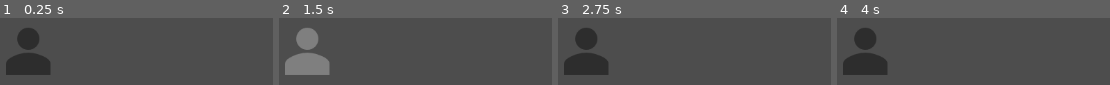
Above: before the commit, frames 1-4 (left to right).
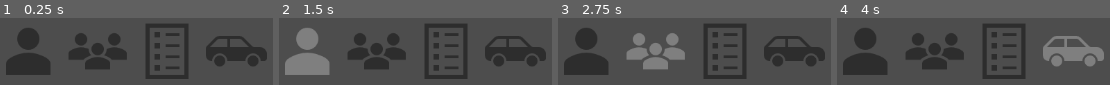
Above: after the commit, the same moments.

Repository: littleyellowrabbit/Car_Wash_Godot
Game: Godot game, scene res://MenuPanel.tscn
Same seed, same stepped clock (60 frames per second), same inputs: the game is played once before the commit and once after it.
Inputs (mouse positions are in pixels of both pictures, inside the frame that each line leads up to; where the layout moved, square brackets give the same spot in the first picture):
- Up to frame 1 (0.25 s): no input
- Up to frame 2 (1.5 s): click (352, 51) at 0.52 s; click (306, 51) at 1.25 s
- Up to frame 3 (2.75 s): click (656, 51) [623, 51] at 2 s
- Up to frame 4 (4 s): click (1003, 51) [905, 51] at 2.75 s; click (1074, 51) [907, 51] at 3.5 s

The runs differ from the first frame. In frame 1, 15% of the frame differs, in the area x 25-98%, y 8-92%; in frame 2, 15%; in frame 3, 16%; in frame 4, 15%.

Commit message:
UI_Design

Diff:
--- a/KeyParameter.tscn
+++ b/KeyParameter.tscn
@@ -15,6 +15,7 @@
 
 [node name="OptionButton_WaterPressure" type="OptionButton" parent="VBoxContainer" unique_id=1297549586]
 layout_mode = 2
+selected = 0
 item_count = 5
 popup/item_0/text = "LV1"
 popup/item_0/id = 0
@@ -29,12 +30,37 @@
 
 [node name="OptionButton_FoamType" type="OptionButton" parent="VBoxContainer" unique_id=319602273]
 layout_mode = 2
+selected = 0
+item_count = 2
+popup/item_0/text = "A_Foam"
+popup/item_0/id = 0
+popup/item_1/text = "B_Foam"
+popup/item_1/id = 1
 
 [node name="OptionButton_WaxType" type="OptionButton" parent="VBoxContainer" unique_id=730779118]
 layout_mode = 2
+selected = 0
+item_count = 2
+popup/item_0/text = "A_Wax"
+popup/item_0/id = 0
+popup/item_1/text = "B_Wax"
+popup/item_1/id = 1
 
 [node name="OptionButton_AirPressure" type="OptionButton" parent="VBoxContainer" unique_id=1608530156]
 layout_mode = 2
+selected = 0
+item_count = 5
+popup/item_0/text = "LV1"
+popup/item_0/id = 0
+popup/item_1/text = "LV2"
+popup/item_1/id = 1
+popup/item_2/text = "LV3"
+popup/item_2/id = 2
+popup/item_3/text = "LV4"
+popup/item_3/id = 3
+popup/item_4/text = "LV5"
+popup/item_4/id = 4
 
 [node name="Button_WriteParameter" type="Button" parent="VBoxContainer" unique_id=1100814307]
 layout_mode = 2
+text = "Setting Parameter"
--- a/MenuPanel.tscn
+++ b/MenuPanel.tscn
@@ -3,6 +3,15 @@
 [ext_resource type="Texture2D" uid="uid://dmdmmy0asbcvy" path="res://Pictures/Login_Normal.png" id="1_0kt34"]
 [ext_resource type="Texture2D" uid="uid://cqr20et5aybm1" path="res://Pictures/Login_Press.png" id="2_ksnff"]
 [ext_resource type="Texture2D" uid="uid://d3mqbccdvcul3" path="res://Pictures/Login_Hover.png" id="3_xyxw4"]
+[ext_resource type="Texture2D" uid="uid://n027hkma8ads" path="res://Pictures/User_Normal.png" id="4_4p1tl"]
+[ext_resource type="Texture2D" uid="uid://1hrielrseivp" path="res://Pictures/User_Press.png" id="5_im768"]
+[ext_resource type="Texture2D" uid="uid://s5ldbmdf8pp2" path="res://Pictures/User_Hover.png" id="6_jjqj5"]
+[ext_resource type="Texture2D" uid="uid://m7taru6an3rw" path="res://Pictures/KeyParameter_Normal.png" id="7_x7pfa"]
+[ext_resource type="Texture2D" uid="uid://cvfilsws5mbhn" path="res://Pictures/KeyParameter_Press.png" id="8_dpexy"]
+[ext_resource type="Texture2D" uid="uid://catlrwolvyr0m" path="res://Pictures/KeyParameter_Hover.png" id="9_4kf4q"]
+[ext_resource type="Texture2D" uid="uid://dferqghy2f3bh" path="res://Pictures/Status_Normal.png" id="10_uujwp"]
+[ext_resource type="Texture2D" uid="uid://cjkfy5u86dxsk" path="res://Pictures/Status_Press.png" id="11_evwl6"]
+[ext_resource type="Texture2D" uid="uid://cvacp551cqlsa" path="res://Pictures/Status_Hover.png" id="12_hwlfg"]
 
 [node name="Control" type="Control" unique_id=132840202]
 layout_mode = 3
@@ -25,12 +34,18 @@
 
 [node name="TextureButton_User" type="TextureButton" parent="HBoxContainer_SideBar" unique_id=506587073]
 layout_mode = 2
+texture_normal = ExtResource("4_4p1tl")
+texture_pressed = ExtResource("5_im768")
+texture_hover = ExtResource("6_jjqj5")
 
 [node name="TextureButton_KeyParameter" type="TextureButton" parent="HBoxContainer_SideBar" unique_id=844998475]
 layout_mode = 2
+texture_normal = ExtResource("7_x7pfa")
+texture_pressed = ExtResource("8_dpexy")
+texture_hover = ExtResource("9_4kf4q")
 
 [node name="TextureButton_Status" type="TextureButton" parent="HBoxContainer_SideBar" unique_id=12477322]
 layout_mode = 2
-
-[node name="TextureButton_History" type="TextureButton" parent="HBoxContainer_SideBar" unique_id=1419523954]
-layout_mode = 2
+texture_normal = ExtResource("10_uujwp")
+texture_pressed = ExtResource("11_evwl6")
+texture_hover = ExtResource("12_hwlfg")
--- /dev/null
+++ b/script/main.gd
@@ -0,0 +1,11 @@
+extends Control
+
+
+# Called when the node enters the scene tree for the first time.
+func _ready() -> void:
+	pass # Replace with function body.
+
+
+# Called every frame. 'delta' is the elapsed time since the previous frame.
+func _process(delta: float) -> void:
+	pass
Not shown, added: script/main.gd.uid
